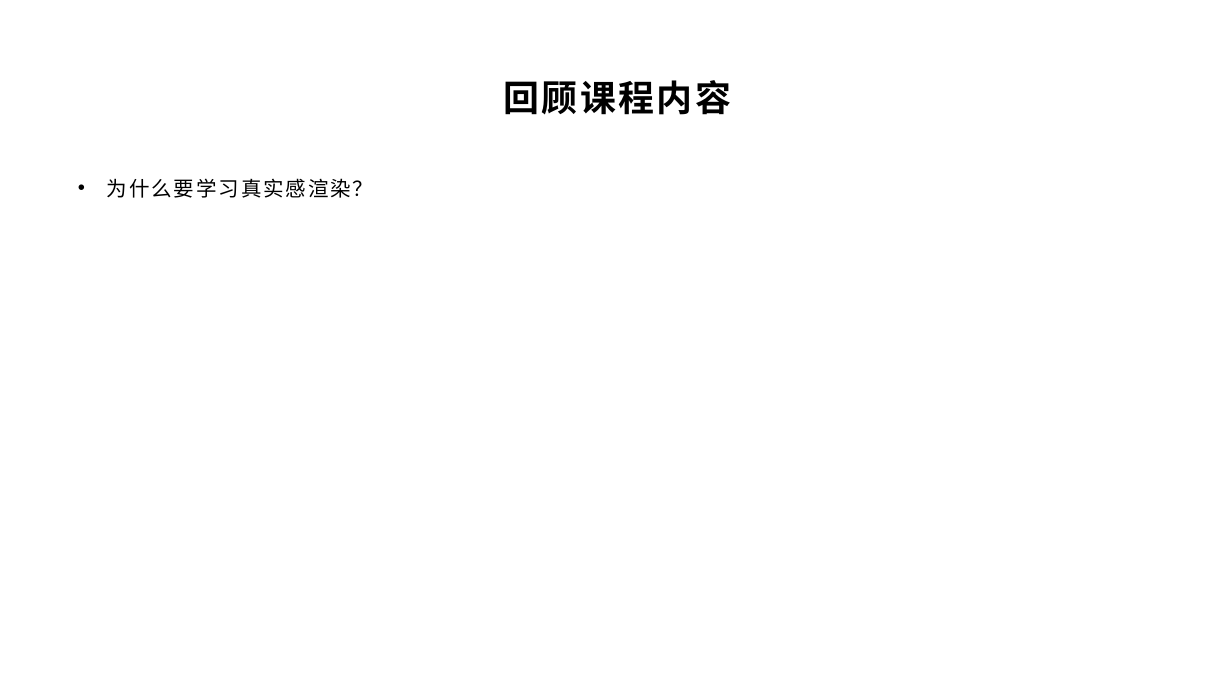
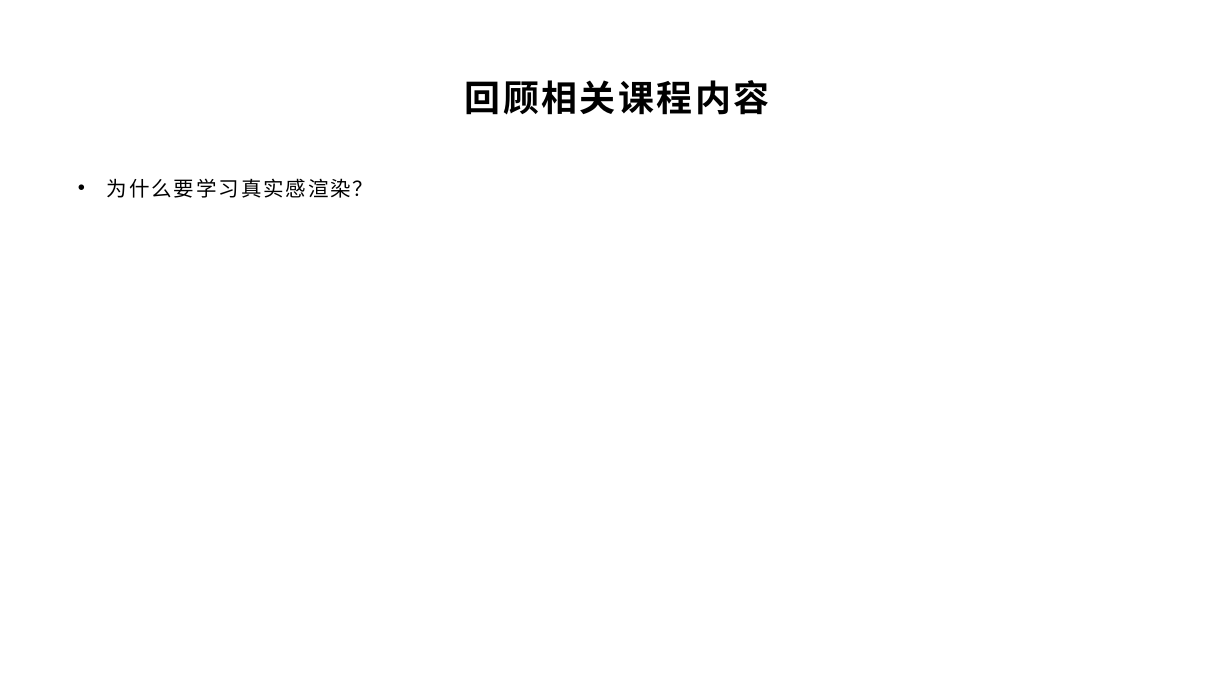
Before and after one commit to yyc-git/PotorealisticRenderEdu-3, a slide deck: slide 4 of lessons/2_triangle/ppt/第二节课.pptx. Drawn at 1232x693 pixels with LibreOffice and Linux fonts; fonts in the diff are those of the drawing; background and template pictures are left out. Boxes give left, top, right and bottom in pixels: in the first picture for what was removed or moved away, otherwise in the second. Text is boxed around its words. In the diff, an @@ line names an element or a change of style, - is before the commit and + after.

```diff
--- a/lessons/2_triangle/ppt/第二节课.pptx
+++ b/lessons/2_triangle/ppt/第二节课.pptx
@@ title at bbox=[465, 80, 770, 115]: text changed @@
-回顾课程内容
+回顾相关课程内容
```
Also in this commit, not shown: 6 other slides changed, 4 slides added, 1 slide removed, 4 other files.
